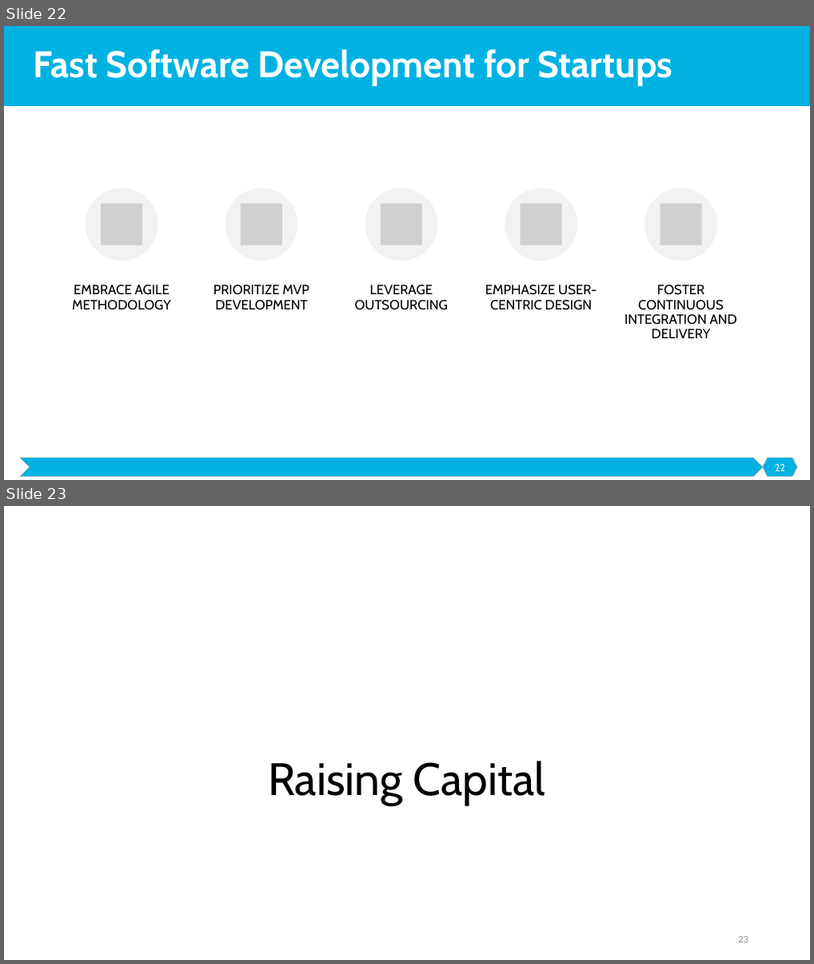
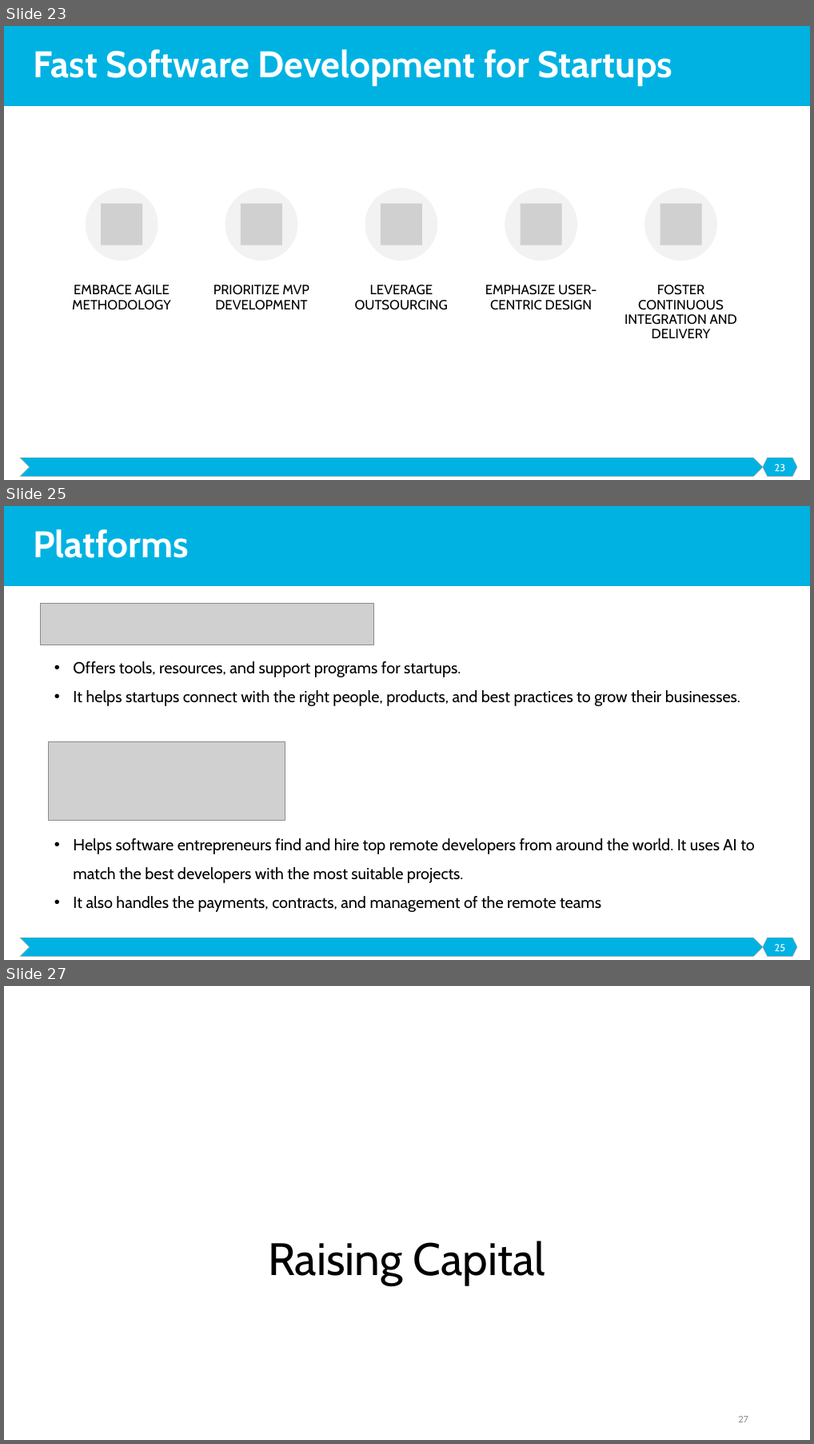
Before and after one commit to malenezi/malenezi, a slide deck: SE495/Lectures/1-Introduction/Introduction.pptx. Shown one above the other, each under a label of ours: slides 22 and 23 before the commit, slides 23, 25 and 27 after it; the slides between them are not shown. The pictures are 814x964 and 814x1444 pixels, drawn with LibreOffice and Linux fonts; fonts in the diff are those of the drawing; grey boxes stand for pictures. Boxes give left, top, right and bottom in pixels: in the first picture for what was removed or moved away, otherwise in the second. Text is boxed around its words. In the diff, an @@ line names an element or a change of style, - is before the commit and + after.

```diff
--- a/SE495/Lectures/1-Introduction/Introduction.pptx
+++ b/SE495/Lectures/1-Introduction/Introduction.pptx
@@ slide 25 added at box(4, 506, 810, 960), background #FFFFFF; not listed: 3 template elements that a slide beside it also shows @@
@@ title added at box(33, 529, 189, 558), 44 pt, text #FFFFFF, bold @@
+Platforms
@@ picture added at box(40, 604, 374, 645) @@
@@ text added at box(73, 661, 741, 706), 19 pt, text #000000 @@
+• Offers tools, resources, and support programs for startups.
+• It helps startups connect with the right people, products, and best practices to grow their businesses.
@@ picture added at box(48, 741, 285, 820) @@
@@ text added at box(73, 838, 755, 912), 19 pt, text #000000 @@
+• Helps software entrepreneurs find and hire top remote developers from around the world. It uses AI to match the best developers with the most suitable projects.
+• It also handles the payments, contracts, and management of the remote teams
@@ page number added at box(775, 944, 786, 951), 12 pt, text #FFFFFF @@
+25
@@ what was slide 22 is now slide 23 @@
@@ page number at box(775, 464, 786, 471): text changed @@
-22
+23
@@ what was slide 23 is now slide 27 @@
@@ page number at box(738, 1416, 749, 1422): text changed @@
-23
+27
```
Also in this commit, not shown: 3 other slides added.
